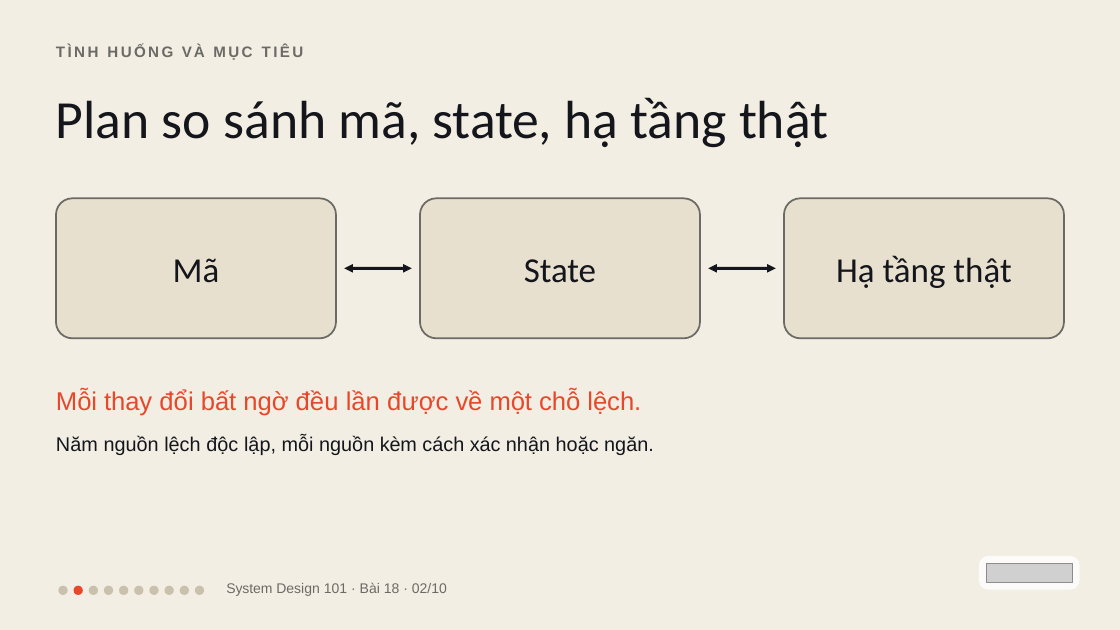
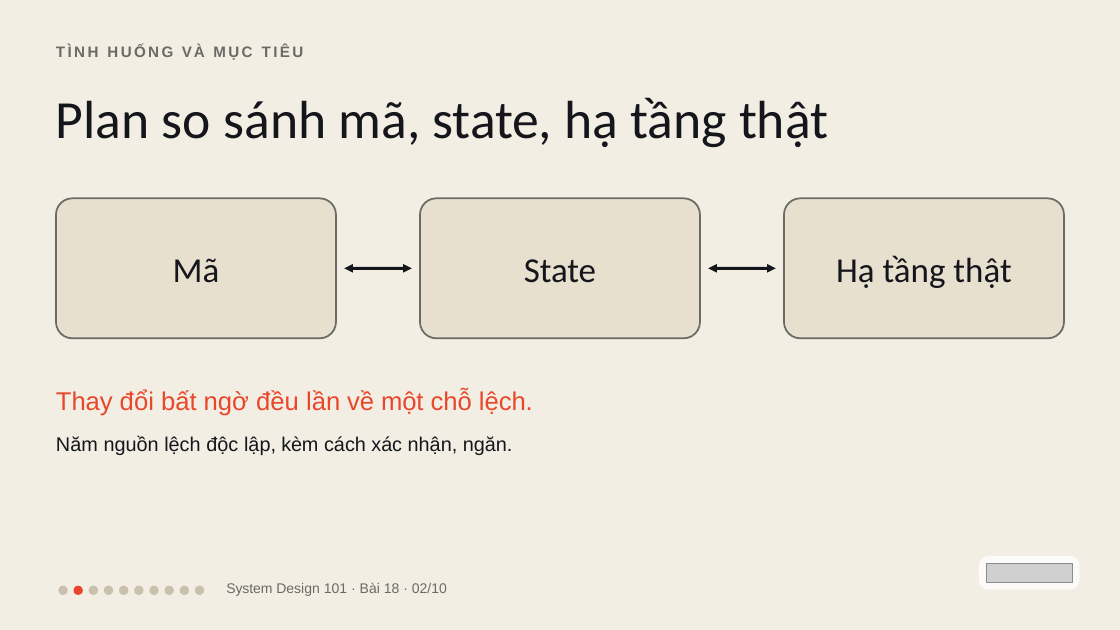
Before and after one commit to vohoailinh90/tool-marketing-studio, a slide deck: slide 2 of system-design-101/vi/lessons/sd-13-018/slides/sd-13-018.pptx. Drawn at 1120x630 pixels with LibreOffice and Linux fonts; fonts in the diff are those of the drawing; grey boxes stand for pictures. Boxes give left, top, right and bottom in pixels: in the first picture for what was removed or moved away, otherwise in the second. Text is boxed around its words. In the diff, an @@ line names an element or a change of style, - is before the commit and + after.

```diff
--- a/system-design-101/vi/lessons/sd-13-018/slides/sd-13-018.pptx
+++ b/system-design-101/vi/lessons/sd-13-018/slides/sd-13-018.pptx
@@ text at box(56, 389, 533, 416): text changed @@
-Mỗi thay đổi bất ngờ đều lần được về một chỗ lệch.
+Thay đổi bất ngờ đều lần về một chỗ lệch.
@@ text at box(56, 436, 513, 455): text changed @@
-Năm nguồn lệch độc lập, mỗi nguồn kèm cách xác nhận hoặc ngăn.
+Năm nguồn lệch độc lập, kèm cách xác nhận, ngăn.
```
Also in this commit, not shown: 4 other slides changed, 7 other files.
